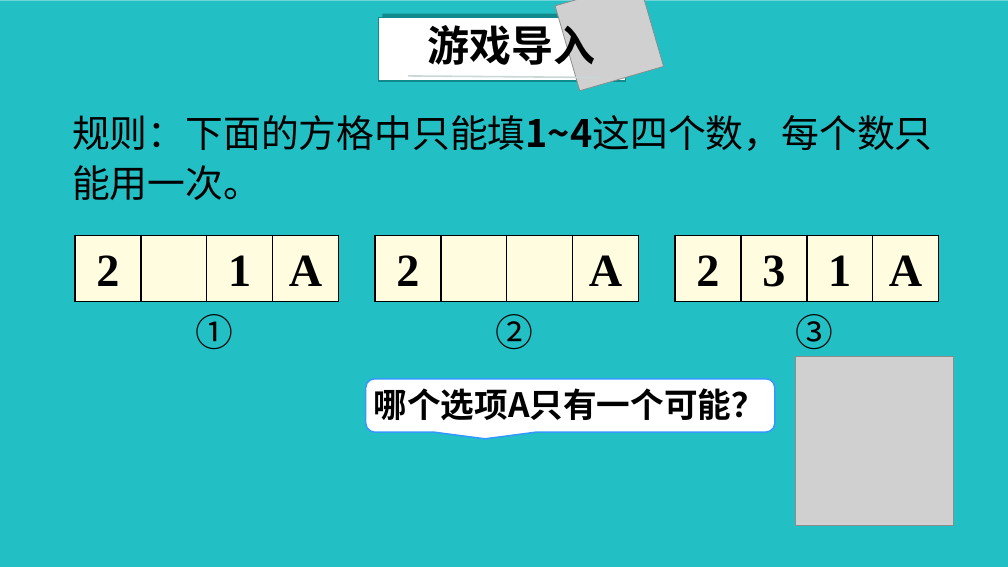
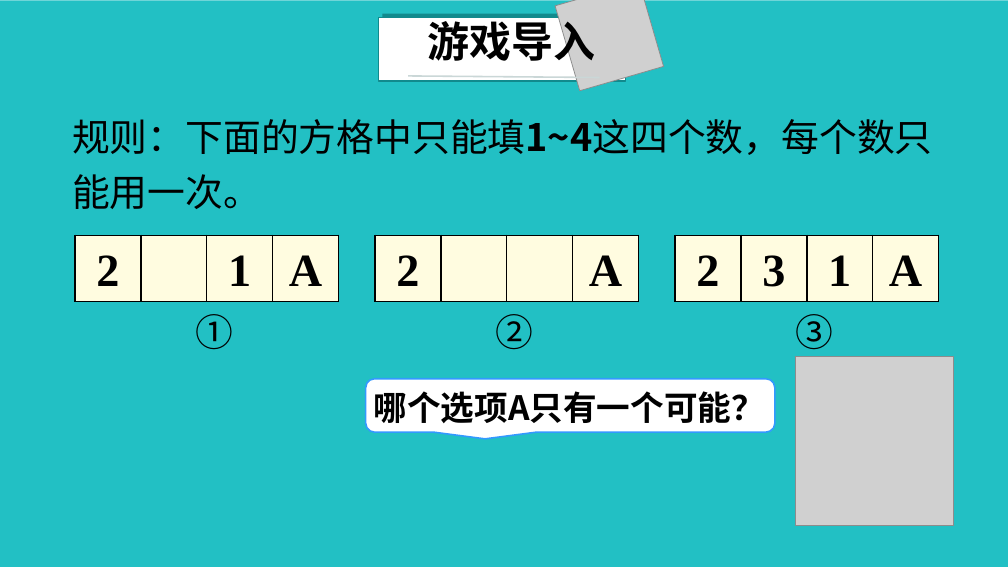
Before and after one commit to Camellia895/Camellia895.github.io, a slide deck: slide 2 of docs/教学/实习/汇报课-二年级下-数独游戏/数独游戏.pptx. Drawn at 1008x567 pixels with LibreOffice and Linux fonts; fonts in the diff are those of the drawing; grey boxes stand for pictures; background and template pictures are left out. Boxes give left, top, right and bottom in pixels: in the first picture for what was removed or moved away, otherwise in the second. Text is boxed around its words. In the diff, an @@ line names an element or a change of style, - is before the commit and + after.

```diff
--- a/docs/教学/实习/汇报课-二年级下-数独游戏/数独游戏.pptx
+++ b/docs/教学/实习/汇报课-二年级下-数独游戏/数独游戏.pptx
@@ text "游戏导入" at bbox=[428, 15, 596, 68]: font Noto Sans CJK SC to Noto Sans CJK JP; line spacing 48pt to 44pt @@
@@ text "规则：下面的方格中只能填1~4这四个数，每个数只能用一次。" at bbox=[72, 119, 933, 209]: font Noto Sans CJK SC to Noto Sans CJK JP; line spacing 48pt to 52pt @@
@@ text "哪个选项A只有一个可能？" at bbox=[374, 391, 765, 423]: font Noto Sans CJK SC to Noto Sans CJK JP; line spacing 42pt to 45pt @@
```
Also in this commit, not shown: 4 other slides changed, 1 slide added, 2 slides removed, 17 other files.
